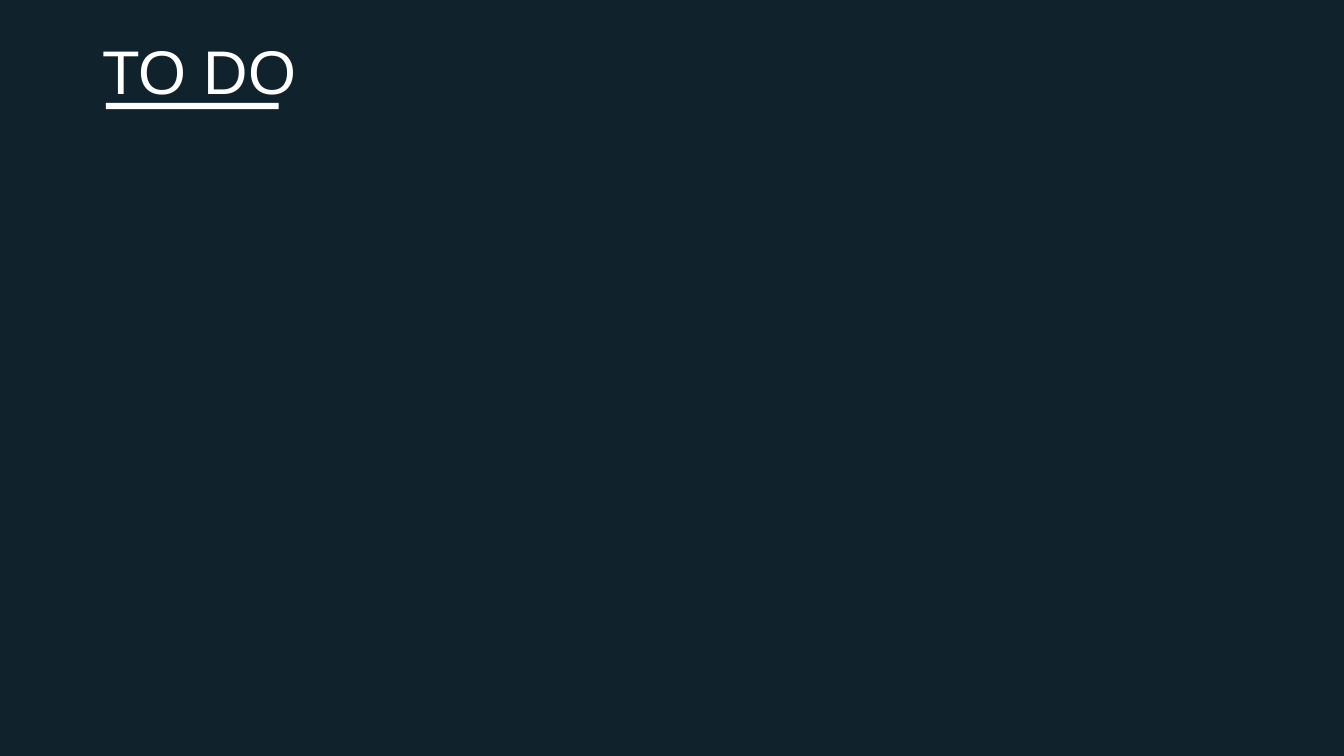
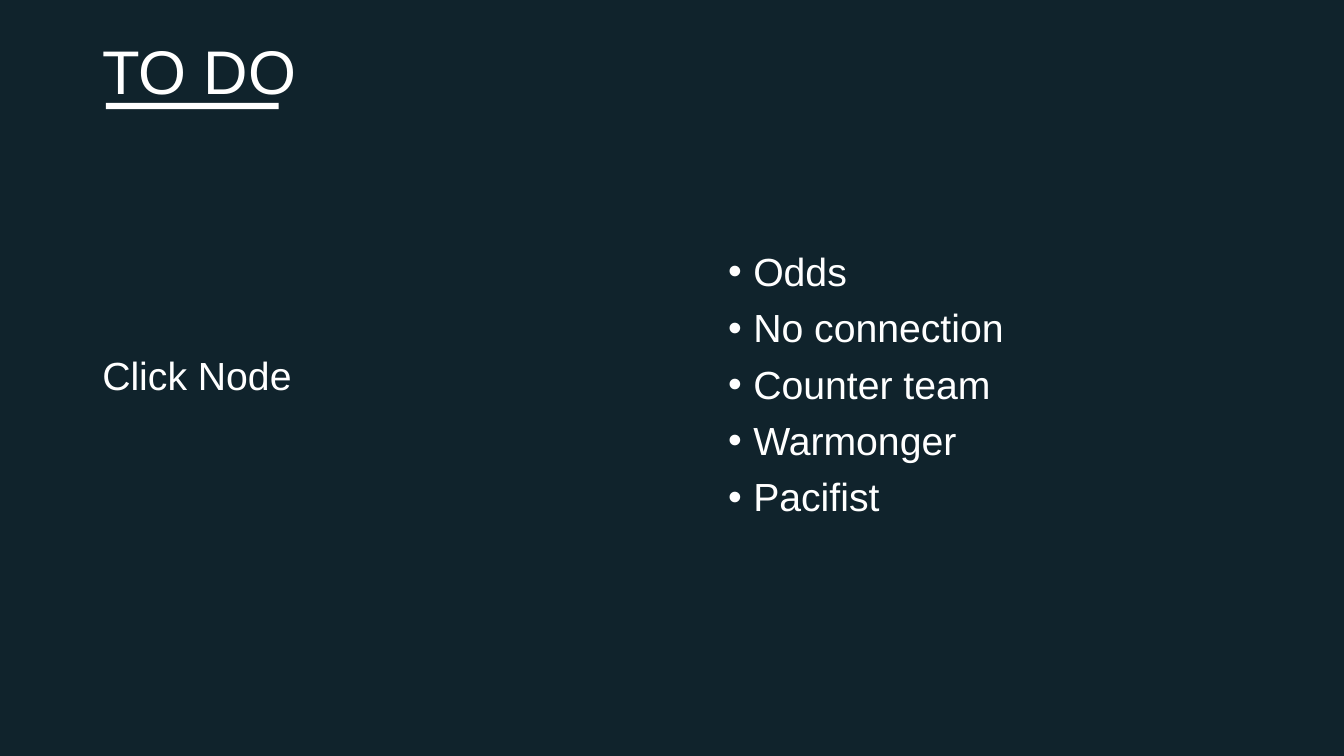
Before and after one commit to noahluftyang/data-structure-design-assignment, a slide deck: slide 7 of dynamic-graph/slides/2nd-dynamic-graph-problem-solving.pptx. Drawn at 1344x756 pixels with LibreOffice and Linux fonts; fonts in the diff are those of the drawing. Boxes give left, top, right and bottom in pixels: in the first picture for what was removed or moved away, otherwise in the second. Text is boxed around its words. In the diff, an @@ line names an element or a change of style, - is before the commit and + after.

Commit message:
Update presentation

```diff
--- a/dynamic-graph/slides/2nd-dynamic-graph-problem-solving.pptx
+++ b/dynamic-graph/slides/2nd-dynamic-graph-problem-solving.pptx
@@ text added at <box>753,257,1003,512</box>, 28 pt, text #FFFFFF @@
+• Odds
+• No connection
+• Counter team
+• Warmonger
+• Pacifist
@@ text added at <box>102,361,292,391</box>, 28 pt, text #FFFFFF @@
+Click Node
```
Also in this commit, not shown: 2 other slides changed, 1 slide added.
